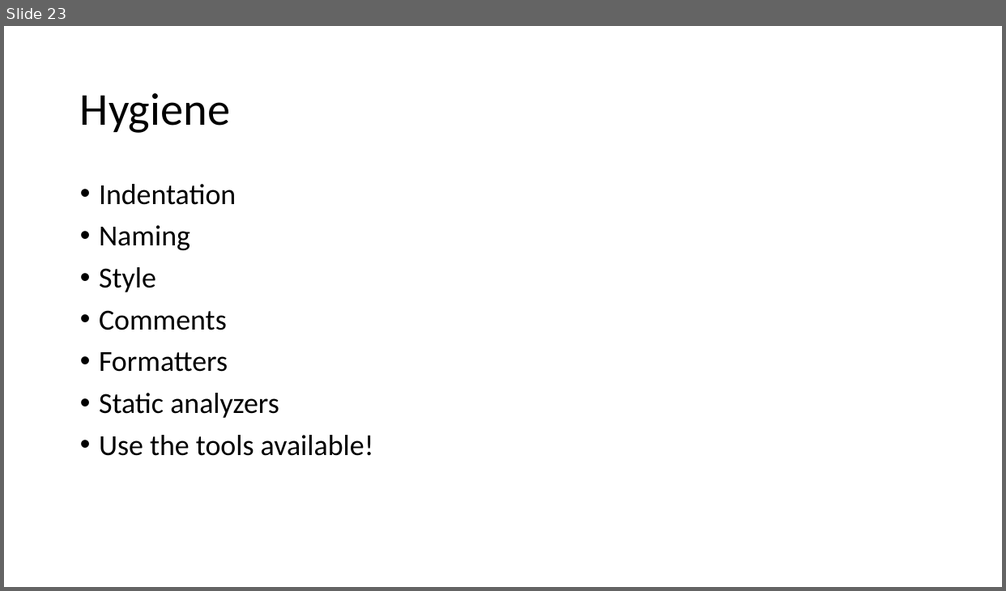
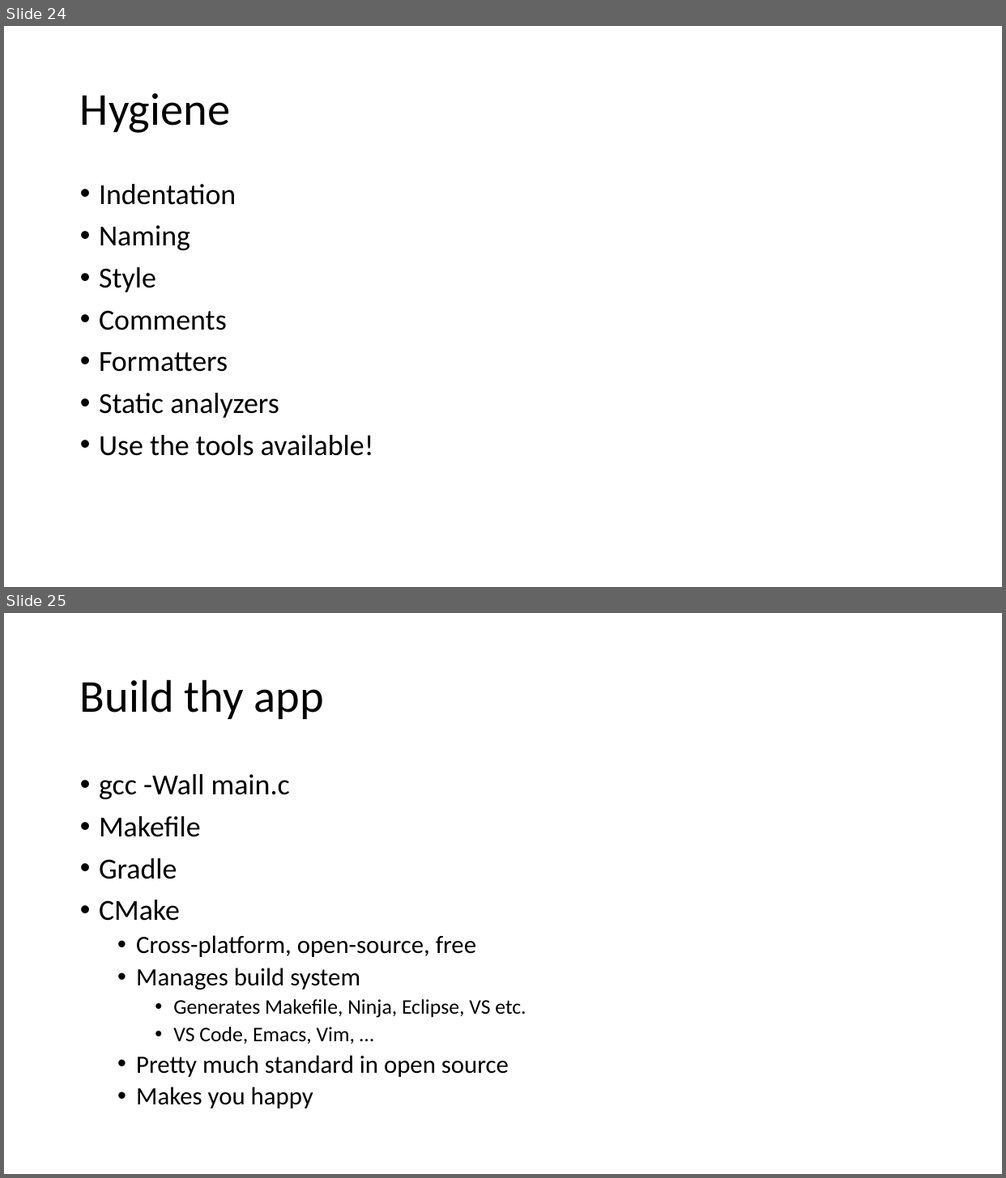
Before and after one commit to joelbygger/c_talk, a slide deck: presentation.pptx. Shown one above the other, each under a label of ours: slide 23 before the commit, slides 24 and 25 after it. The pictures are 1006x591 and 1006x1178 pixels, drawn with LibreOffice and Linux fonts; fonts in the diff are those of the drawing. Boxes give left, top, right and bottom in pixels: in the first picture for what was removed or moved away, otherwise in the second. Text is boxed around its words. In the diff, an @@ line names an element or a change of style, - is before the commit and + after.

```diff
--- a/presentation.pptx
+++ b/presentation.pptx
@@ slide 25 added at (4,613,1002,1174), background #FFFFFF @@
@@ title added at (80,679,323,719), 44 pt, text #000000 @@
+Build thy app
@@ text added at (99,774,526,1109), 24 pt, text #000000 @@
+• gcc -Wall main.c
+• Makefile
+• Gradle
+• CMake
+  • Cross-platform, open-source, free
+  • Manages build system
+    • Generates Makefile, Ninja, Eclipse, VS etc.
+    • VS Code, Emacs, Vim, …
+  • Pretty much standard in open source
+  • Makes you happy
@@ what was slide 23 is now slide 24 @@
```
Also in this commit, not shown: 2 slides changed, 2 other slides added.
